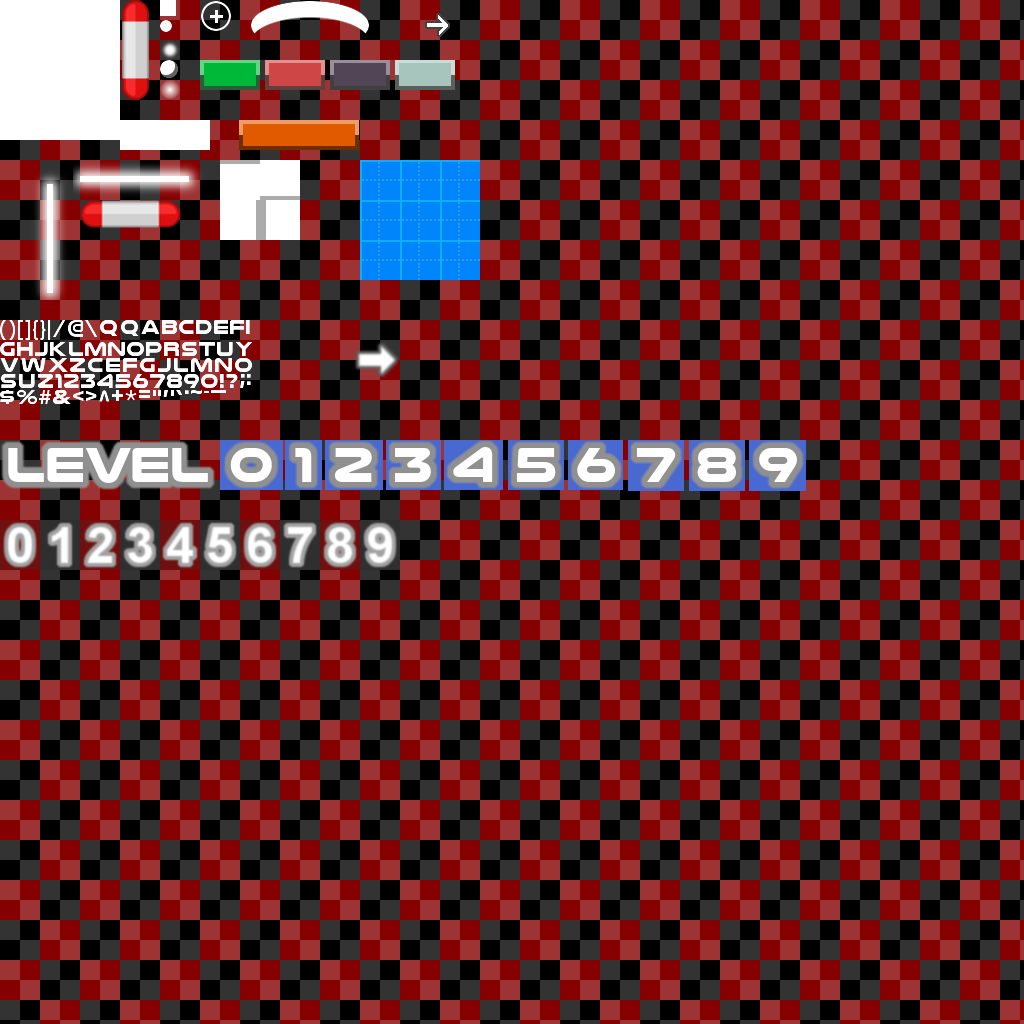
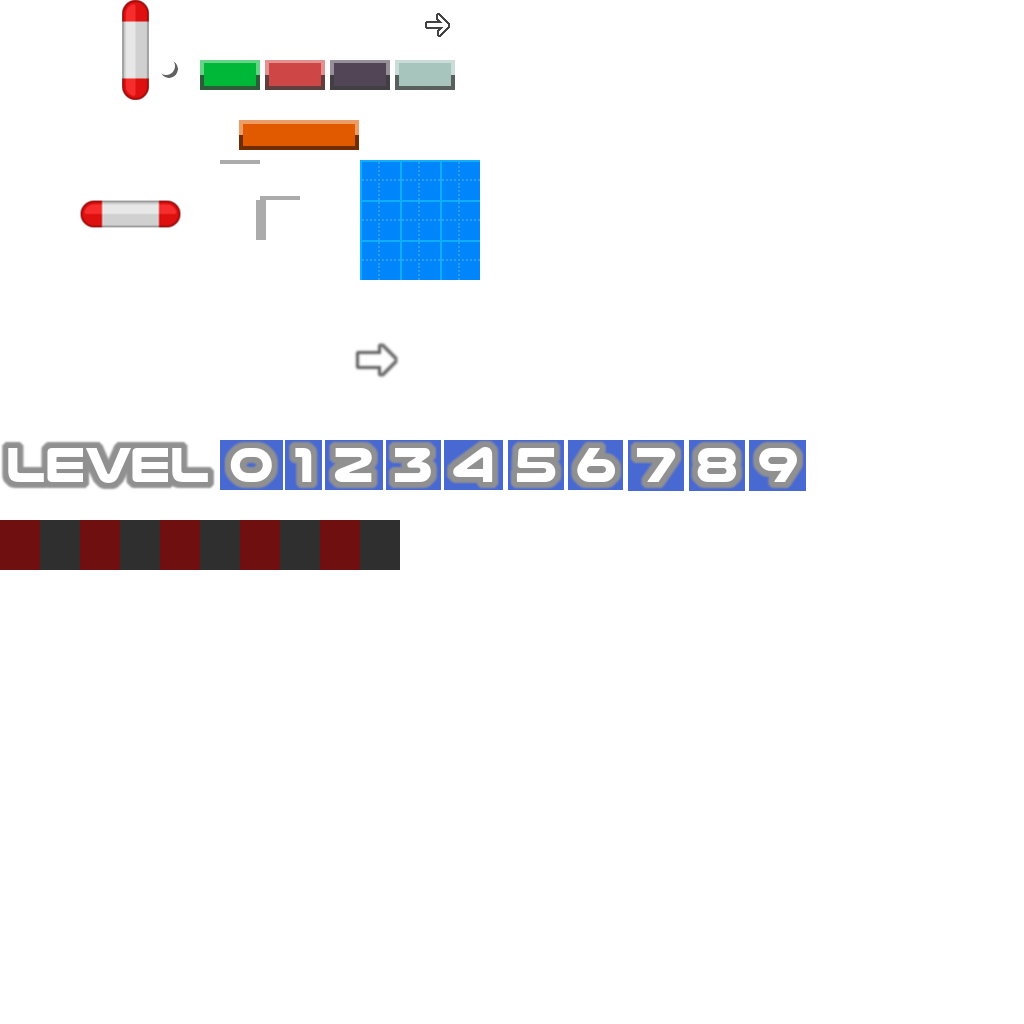
Layers edited between the first and the second 1024×1024 image:
added layer "Ebene #10" above "Ebene #7" over [482, 1, 528, 47]
hid "Ebene #7", painted on it over [2, 0, 530, 569]
hid "Ebene #3" over [0, 0, 1024, 1024]
